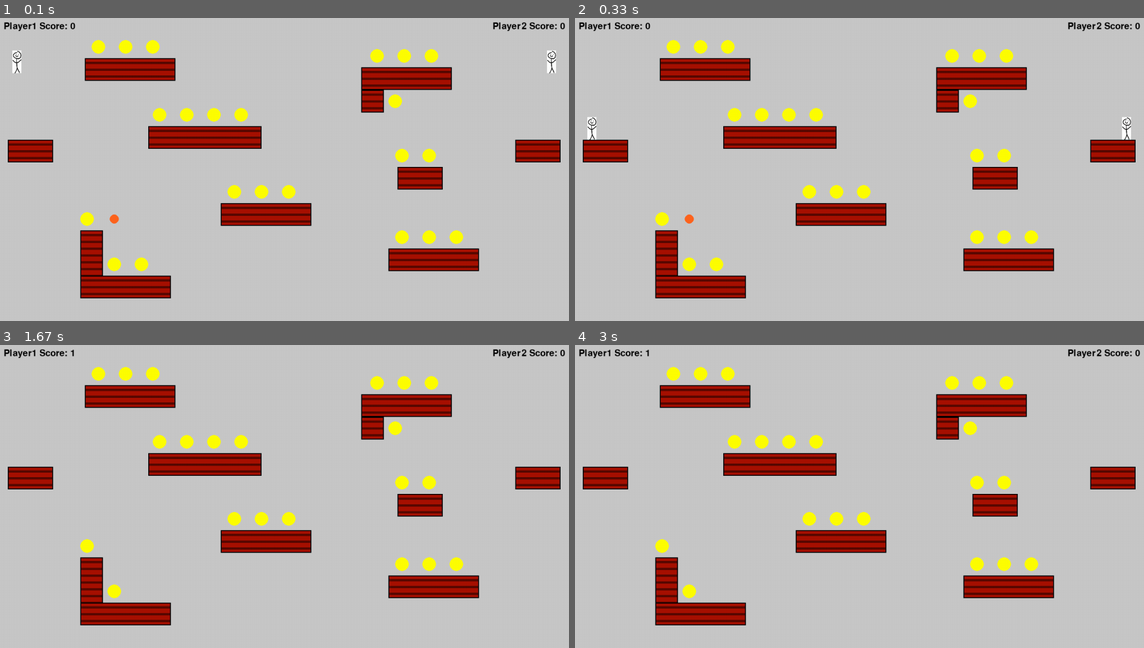
Above: before the commit, frames 1-4 (two rows, left to right).
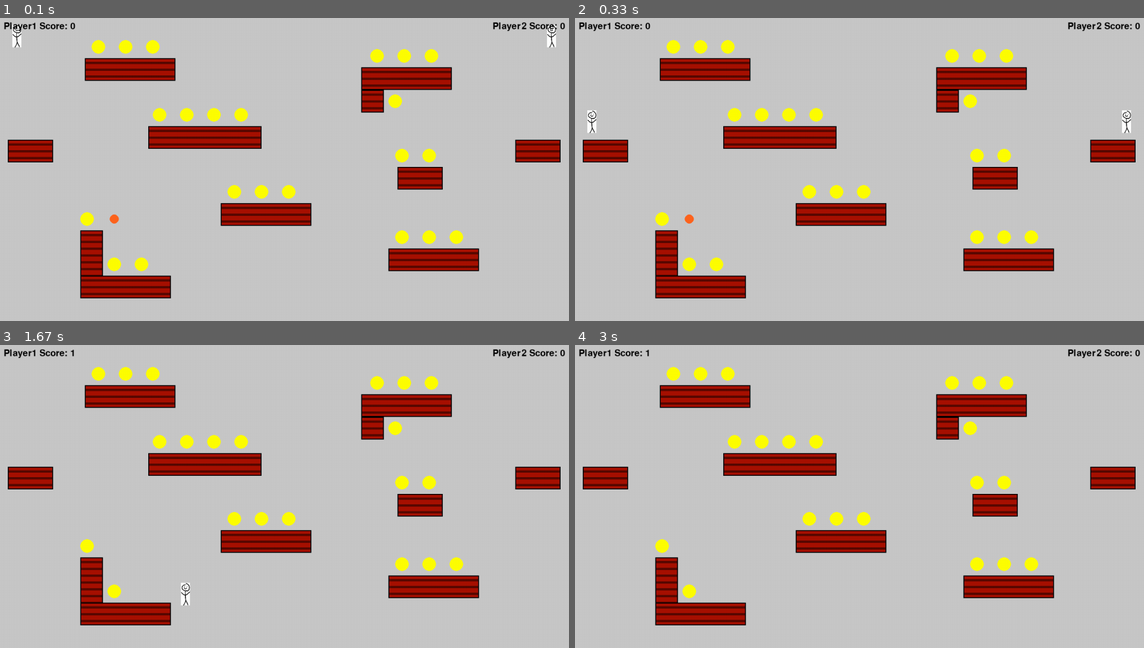
Above: after the commit, the same moments.

Repository: CS196Illinois/Group10-FA21
Game: pygame game, started from Project/game.py
The game is run twice, just before and just after one commit, with the same random seed, the same clock (stepped at 60 frames per second) and the same inputs.
Inputs:
- Up to frame 1 (0.1 s): no input
- Up to frame 2 (0.33 s): no input
- Up to frame 3 (1.67 s): hold W 0.33-0.8 s; hold Right 0.33-0.8 s; hold F 0.83-1.3 s; hold Right 0.83-1.3 s; hold D 0.83-1.3 s; hold Right from 1.33 s (still down); hold D from 1.33 s (still down)
- Up to frame 4 (3 s): release Right at 1.8 s; release D at 1.8 s; tap F at 2.17 s

The runs differ from the first frame. In frame 1, 0.4% of the frame differs, in the area x 2-98%, y 2-19%; in frame 2, 0.2%; in frame 3, 0.1%; in frame 4, nothing differs.

Commit message:
refactor code a little

Diff:
--- a/Project/game.py
+++ b/Project/game.py
@@ -46,21 +46,17 @@
         self.touchingPlatform = False
         self.score = 0
         self.controlDict = controlDict
-        self.power = False
-        self.bulletNumber = 1.0
-        self.lastKey = True
-
-
-    def update(self, pressed_keys, possibleCollisionSprites):
+        self.power = "none"
+        self.facingRight = True
+
+
+    def update(self, pressed_keys):
         self.moving = False
 
-        if self.bulletNumber < 0.3*self.score + 1:
-            self.bulletNumber += 0.001*self.score + 0.005
         if pressed_keys[self.controlDict["jump"]] and self.touchingPlatform:
             self.dy = -20
-        if pressed_keys[self.controlDict["down"]]:
-            #debug float, replace with groundpound later
-            self.dy = 5
+        #if pressed_keys[self.controlDict["down"]]:
+            #Make this a groundpound or something
         if pressed_keys[self.controlDict["left"]]:
             self.moving = True
             if self.dx > PLAYER_MOVE_SPEED * -1:
@@ -68,7 +64,7 @@
                     self.dx -= 2
                 else:
                     self.dx -= 1
-            self.lastKey = False
+            self.facingRight = False
         if pressed_keys[self.controlDict["right"]]:
             self.moving = True
             if self.dx < PLAYER_MOVE_SPEED:
@@ -76,23 +72,17 @@
                     self.dx += 2
                 else:
                     self.dx += 1
-            self.lastKey = True
+            self.facingRight = True
         #resets character position for demo
         if pressed_keys[self.controlDict["power"]]:
-            if self.bulletNumber > 1 :
-                if self.lastKey == True:
-                    AddBullet(self.rect[0] + 20, self.rect[1])
-                    self.bulletNumber -= 1
-                if self.lastKey == False:
-                    AddLeftBullet(self.rect[0] - 20, self.rect[1])
-                    self.bulletNumber -= 1
-        if pressed_keys[K_SPACE]:
-            self.dx = 0
-            self.dy = 0
-            self.rect.center = (0,0)
-            self.score = 0
-            killCoin()
-            AddCoin()
+            if self.power == "bullet" :
+                if self.facingRight == True:
+                    bullet = Bullet(self.rect[0] + 30, self.rect[1], 20)
+                if self.facingRight == False:
+                    bullet = Bullet(self.rect[0] - 30, self.rect[1], -20)
+                all_sprites.add(bullet)
+                bullet_sprites.add(bullet)
+                self.power = "none"
         #deceleration/friction
         if self.touchingPlatform and not self.moving:
             self.dx = 0
@@ -103,30 +93,26 @@
             print(self.score)
 
         for power in pygame.sprite.spritecollide(self, power_sprites, True, collided = None):
-            self.power = True
+            self.power = power.power
             power.kill()
             print(self.power)
 
         for bullet in pygame.sprite.spritecollide(self, bullet_sprites, True, collided = None):
-            self.dx += 25
+            self.dx += bullet.speed * 1.5
+            self.dy -= 25
             bullet.kill()
             print("success")
 
-        for leftBullet in pygame.sprite.spritecollide(self, leftBullet_sprites, True, collided = None):
-            self.dx -= 25
-            leftBullet.kill()
-            print("success")
-
 
         self.dy += 1
 
-        self.collidedCharacter = pygame.sprite.spritecollide(self, possibleCollisionSprites, False)
+        self.collidedCharacter = pygame.sprite.spritecollide(self, solid_sprites, False)
 
         # cool collision detection below here
         self.oldrect = self.rect.copy()
         #steps forward one tick of movement and sees if there is a collision then
         self.rect.move_ip(self.dx,self.dy)
-        self.collidedList = pygame.sprite.spritecollide(self, possibleCollisionSprites, False)
+        self.collidedList = pygame.sprite.spritecollide(self, solid_sprites, False)
         self.collidedList.remove(self) #prevent the player from colliding with itself
         self.touchingPlatform = False
 
@@ -174,7 +160,7 @@
         pygame.draw.circle(self.surf, (255,255,0), (15, 15), 15)
 
 class Power(pygame.sprite.Sprite):
-    def __init__(self, xPos, yPos):
+    def __init__(self, xPos, yPos, power):
         super(Power, self).__init__()
         self.surf = pygame.Surface((30,30))
         self.surf.set_colorkey((0,0,0))
@@ -183,10 +169,11 @@
             top = yPos
         )
         pygame.draw.circle(self.surf, (255,100,30), (15, 15), 10)
+        self.power = power
 
 class Bullet(pygame.sprite.Sprite):
 
-    def __init__(self, xPos, yPos):
+    def __init__(self, xPos, yPos, speed):
         super(Bullet, self).__init__()
         self.surf = pygame.Surface((30,30))
         self.surf.set_colorkey((0,0,0))
@@ -195,24 +182,11 @@
             top = yPos
         )
         pygame.draw.circle(self.surf, (25,150,30), (20, 20), 5)
+        self.speed = speed
 
     def update(self):
-        self.rect[0] += 20
-
-class LeftBullet(pygame.sprite.Sprite):
-
-    def __init__(self, xPos, yPos):
-        super(LeftBullet, self).__init__()
-        self.surf = pygame.Surface((30,30))
-        self.surf.set_colorkey((0,0,0))
-        self.rect = self.surf.get_rect(
-            left = xPos,
-            top = yPos
-        )
-        pygame.draw.circle(self.surf, (25,150,30), (20, 20), 5)
-
-    def update(self):
-        self.rect[0] -= 20
+        self.rect[0] += self.speed
+
 
 
 class Platform(pygame.sprite.Sprite):
@@ -228,11 +202,9 @@
         for i in range(8, self.rect.height - 2, 15):
             pygame.draw.rect(self.surf, (87, 9, 0), pygame.Rect(2, i, self.rect.width - 4, 5))
 
-    def update(self, pressed_keys, possibleCollisionSprites):
-        for bullet in pygame.sprite.spritecollide(self, bullet_sprites, True, collided = None):
-            print("success")
-        for leftbullet in pygame.sprite.spritecollide(self, leftBullet_sprites, True, collided = None):
-            print("success")
+    def update(self, pressed_keys):
+        pygame.sprite.spritecollide(self, bullet_sprites, True, collided = None)
+
 
 # helper function that creates a new platform and adds it to the needed sprite groups
 def newPlatform(xPos, yPos, xSize, ySize):
@@ -312,8 +284,6 @@
 coin_sprites = pygame.sprite.Group()
 power_sprites = pygame.sprite.Group()
 bullet_sprites = pygame.sprite.Group()
-leftBullet_sprites = pygame.sprite.Group()
-platform_sprites = pygame.sprite.Group()
 def AddCoin():
     coin1 = Coin(190,460)
     all_sprites.add(coin1)
@@ -383,25 +353,12 @@
     coin_sprites.add(coin21)
     coin_sprites.add(coin22)
 
-def AddPower():
-    power1 = Power(250,460)
-    all_sprites.add(power1)
-    power_sprites.add(power1)
-
-def AddBullet(dx, dy):
-    bullet1 = Bullet(dx,dy)
-    all_sprites.add(bullet1)
-    bullet_sprites.add(bullet1)
-    bullet1.update()
-
-def AddLeftBullet(dx, dy):
-    bullet1 = LeftBullet(dx,dy)
-    all_sprites.add(bullet1)
-    leftBullet_sprites.add(bullet1)
-    bullet1.update()
+
+power1 = Power(250,460, "bullet")
+all_sprites.add(power1)
+power_sprites.add(power1)
 
 AddCoin()
-AddPower()
 
 def killCoin():
     for item in coin_sprites:
@@ -443,11 +400,8 @@
 
     pressed_keys = pygame.key.get_pressed()
 
-    player1.update(pressed_keys, solid_sprites)
-    player2.update(pressed_keys, solid_sprites)
     bullet_sprites.update()
-    leftBullet_sprites.update()
-    solid_sprites.update(pressed_keys, solid_sprites)
+    solid_sprites.update(pressed_keys)
 
 
     screen.fill((200, 200, 200))
